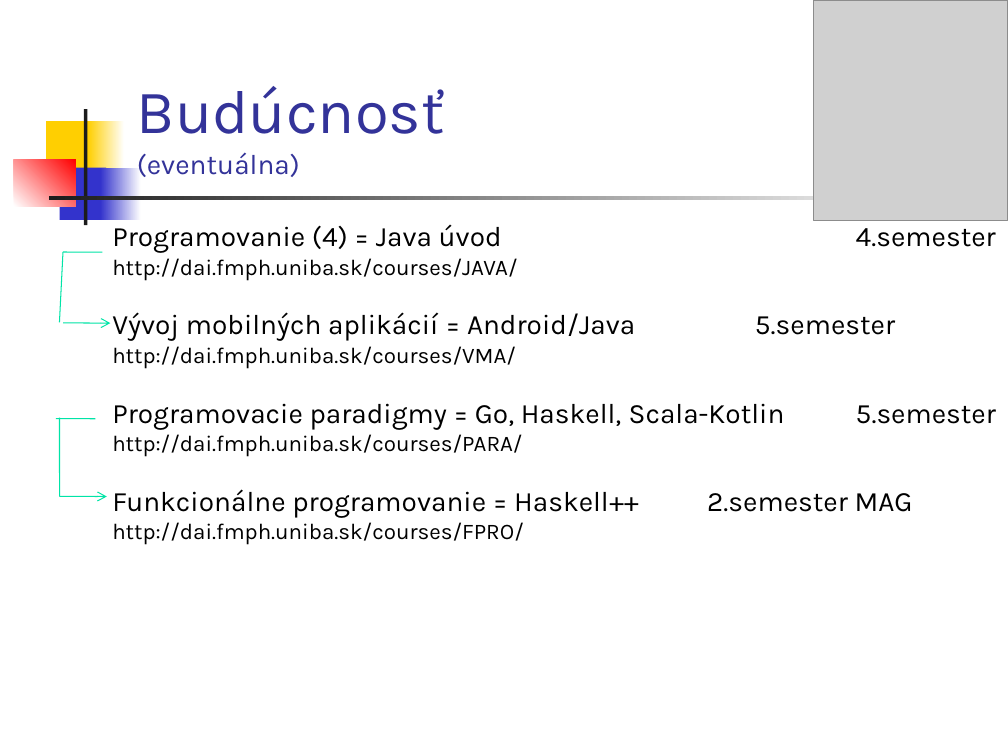
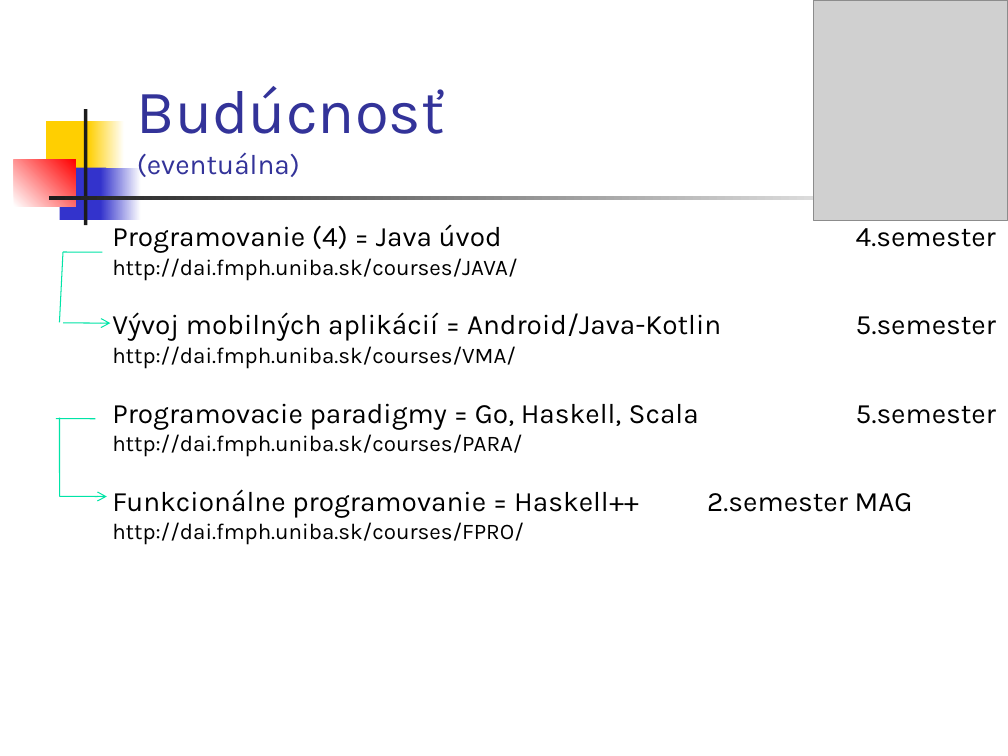
Before and after one commit to Programovanie4/Prednasky, a slide deck: slide 9 of 01/01_java.ppt (slide 10 before the commit). Drawn at 1008x756 pixels with LibreOffice and Linux fonts; fonts in the diff are those of the drawing; grey boxes stand for pictures. Boxes give left, top, right and bottom in pixels: in the first picture for what was removed or moved away, otherwise in the second. Text is boxed around its words. In the diff, an @@ line names an element or a change of style, - is before the commit and + after.

```diff
--- a/01/01_java.ppt
+++ b/01/01_java.ppt
@@ text at (112, 312, 996, 341): text changed @@
-Vývoj mobilných aplikácií = Android/Java 5.semester
+Vývoj mobilných aplikácií = Android/Java-Kotlin 5.semester
@@ text at (112, 403, 996, 430): text changed @@
-Programovacie paradigmy = Go, Haskell, Scala-Kotlin 5.semester
+Programovacie paradigmy = Go, Haskell, Scala 5.semester
```
Also in this commit, not shown: 6 other slides changed, 5 slides removed, 6 other files.
